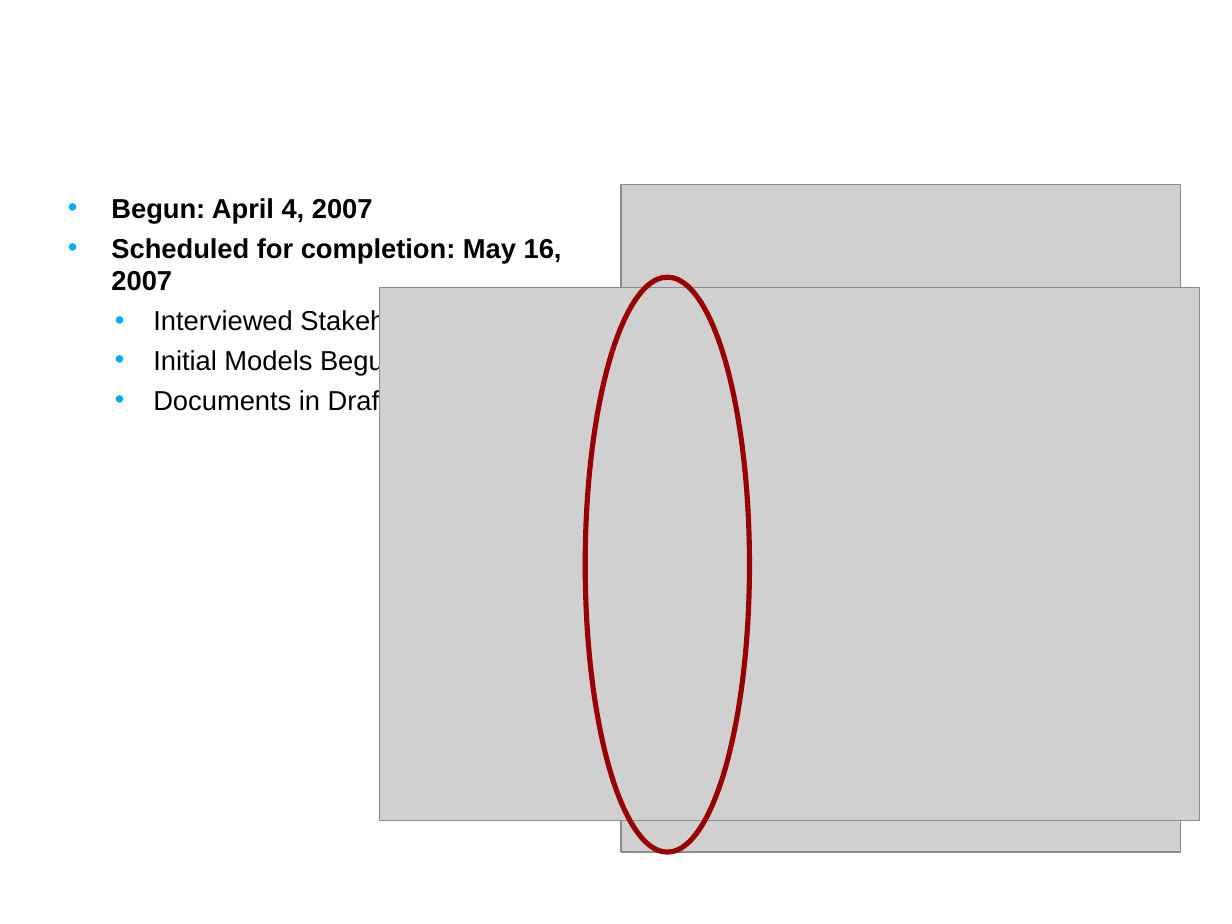
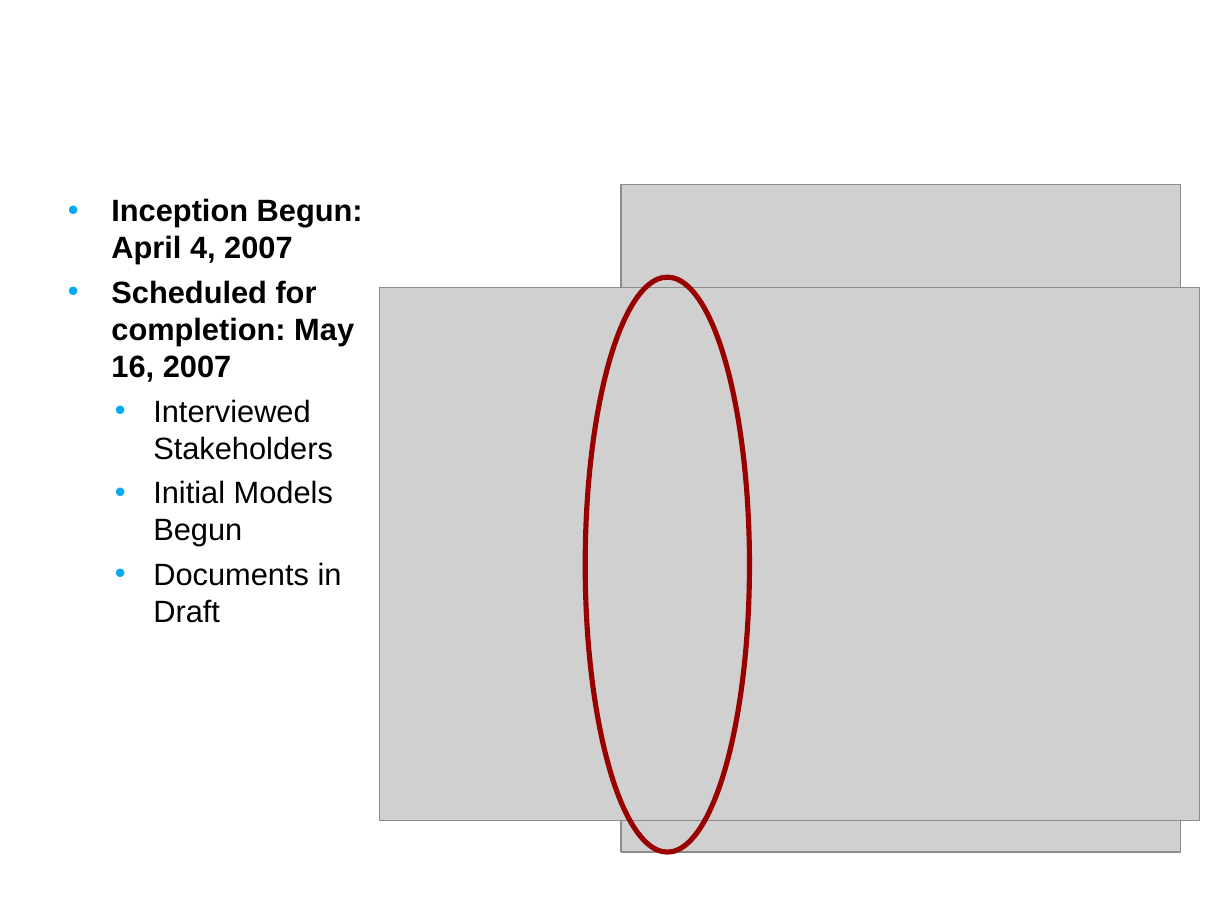
Before and after one commit to NCIP/caarray-docs, a slide deck: slide 6 of project_management/open_meetings/caArray User Community Meeting May 9.ppt (slide 4 before the commit). Drawn at 1232x924 pixels with LibreOffice and Linux fonts; fonts in the diff are those of the drawing; grey boxes stand for pictures; background and template pictures are left out. Boxes give left, top, right and bottom in pixels: in the first picture for what was removed or moved away, otherwise in the second. Text is boxed around its words. In the diff, an @@ line names an element or a change of style, - is before the commit and + after.

Commit message:
updated with inception content

```diff
--- a/project_management/open_meetings/caArray User Community Meeting May 9.ppt
+++ b/project_management/open_meetings/caArray User Community Meeting May 9.ppt
@@ text at [111,198,363,264]: text changed; size 16 to 18 pt @@
-• Begun: April 4, 2007
+• Inception Begun: April 4, 2007
@@ text at [111,280,354,623]: size 16 to 18 pt in "Scheduled for completion: May 16, 2007", "Interviewed Stakeholders", "Initial Models Begun", "Documents in Draft" @@
```
Also in this commit, not shown: 9 other slides changed, 12 slides added, 2 slides removed.
